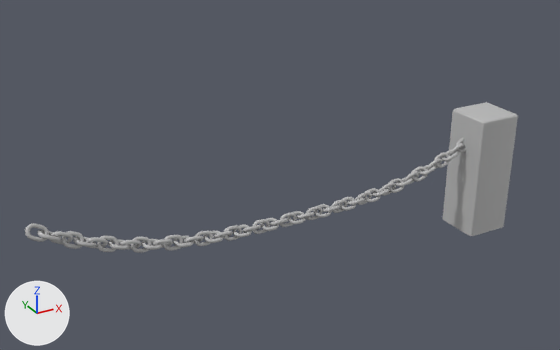
The FBX model Assets/MotherDuckLEVELS/Team001Teachers-PolyWoodside/Meshes/Props/Prop_Bollard_001_Chain.fbx: old version first, new version second.
Both versions are drawn from a 50 mm lens placed at (-2.27, -2.32, 1.61), pointed at (-0.94, 0.1, 0.4). The axes (+X, +Y, +Z) are drawn at lower left. The lights are the same throughout. Where no turn or scale is listed for an object, it has been applied to the vertices. Vertices at the same position are counted once.

The first picture shows 'Prop_Bollard_001_Chain'.
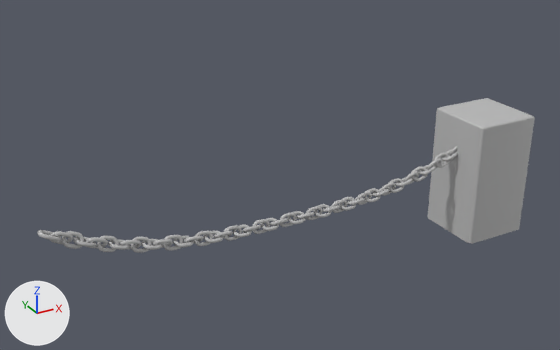
Changed parts and their boxes [x1, y1, x2, y2] in the pictures (560 x 350 px; the box of a moved part takes in the faces that stretch with it):
'Prop_Bollard_001_Chain', reshaped
    before: [25, 102, 518, 253]
    after: [37, 98, 535, 253]
part 1 of me_mesh, moved or reshaped
    before: [443, 102, 518, 236]
    after: [428, 98, 535, 244]
part 2 of me_mesh, cut back
    before: [456, 138, 466, 153]
part 3 of me_mesh, cut back
    before: [25, 223, 54, 242]
    after: [40, 230, 54, 238]

Edits to the bpy script that builds the scene:
```text
Change me_mesh:
    used by ob_prop_bollard_001_chain; location = (0.0, 0.0, 0.0)
    remove me_mesh.from_pydata(...)  # 5393 vertices, 5393 faces; spans x -1.92..0.1, y -0.1..0.1, z 0.0..0.53
    add me_mesh.from_pydata(...)  # 5057 vertices, 5057 faces; spans x -1.89..0.15, y -0.15..0.15, z 0.0..0.53
    me_mesh part 1: the loose piece of 20 vertices spanning x -0.1..0.1, y -0.1..0.1, z 0.0..0.53 is scaled about its middle by (1.5, 1.5, 1)
    me_mesh part 2: 6 vertices moved within x -0.12..-0.1, y 0.0, z 0.38..0.4; 224 vertices removed from x -0.14..-0.03, y -0.03..0.03, z 0.37..0.44
    me_mesh part 3: 4 vertices moved within x -1.87..-1.85, y -0.02..0.01, z 0.41..0.43; 112 vertices removed from x -1.92..-1.85, y -0.02..0.02, z 0.4..0.46
```
